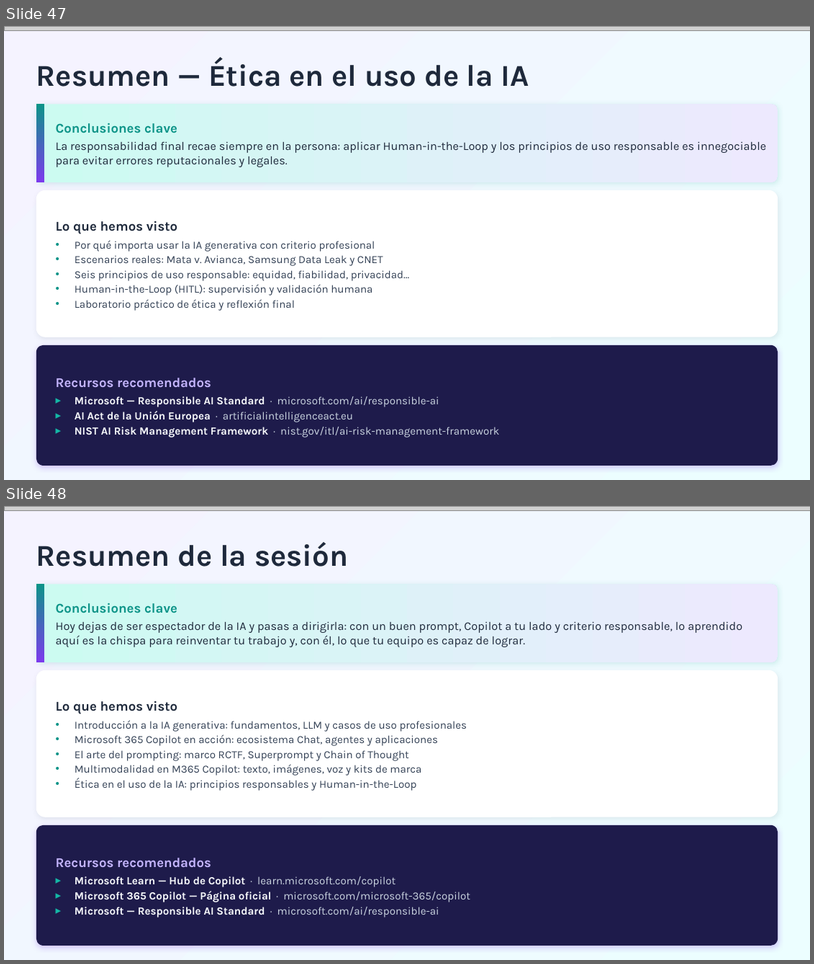
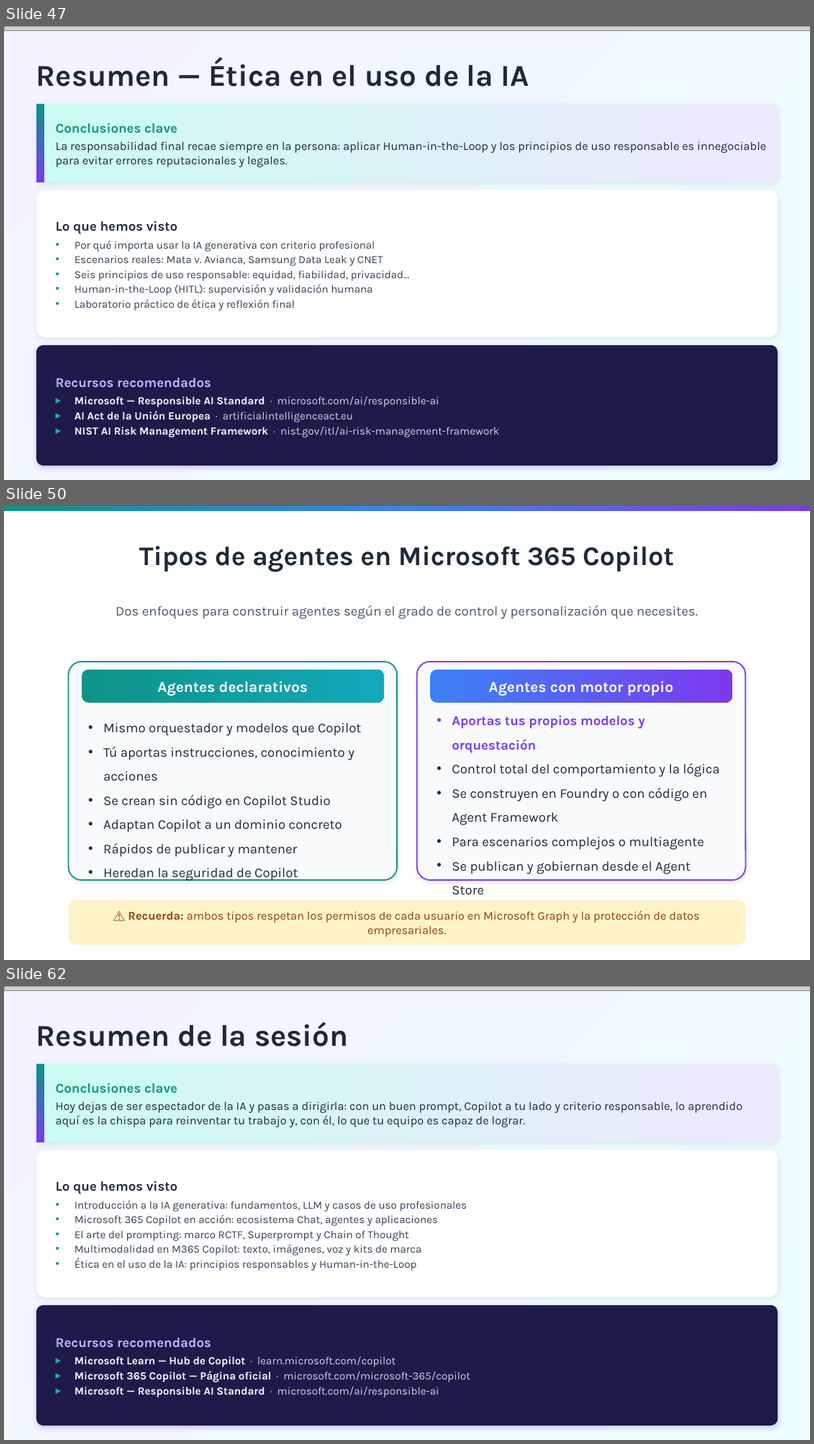
Before and after one commit to quizeth/Labs, a slide deck: IA y Copilot para business professionals/IA Generativa y Microsoft Copilot para profesionales.pptx. Shown one above the other, each under a label of ours: slides 47 and 48 before the commit, slides 47, 50 and 62 after it; the slides between them are not shown. The pictures are 814x964 and 814x1444 pixels, drawn with LibreOffice and Linux fonts; fonts in the diff are those of the drawing; grey boxes stand for pictures. Boxes give left, top, right and bottom in pixels: in the first picture for what was removed or moved away, otherwise in the second. Text is boxed around its words. In the diff, an @@ line names an element or a change of style, - is before the commit and + after.

```diff
--- a/IA y Copilot para business professionals/IA Generativa y Microsoft Copilot para profesionales.pptx
+++ b/IA y Copilot para business professionals/IA Generativa y Microsoft Copilot para profesionales.pptx
@@ slide 50 added at [4,506,810,960], background #FFFFFF @@
@@ rectangle added at [4,506,810,511], fill gradient #0D9488 to #3B82F6 to #7C3AED @@
@@ text added at [139,546,674,572], 32 pt, text #1E293B, bold @@
+Tipos de agentes en Microsoft 365 Copilot
@@ text added at [116,605,698,619], 16 pt, text #475569 @@
+Dos enfoques para construir agentes según el grado de control y personalización que necesites.
@@ rounded rectangle added at [69,662,398,880], fill #F8FAFC, outline #0D9488 1.5 pt @@
@@ rounded rectangle added at [82,669,384,703], fill gradient #0D9488 to #14A8BC, 18 pt, text #FFFFFF, bold @@
+Agentes declarativos
@@ rounded rectangle added at [417,662,746,880], fill #F8FAFC, outline #7C3AED 1.5 pt @@
@@ rounded rectangle added at [430,669,733,703], fill gradient #3B82F6 to #7C3AED, 18 pt, text #FFFFFF, bold @@
+Agentes con motor propio
@@ text added at [452,716,720,874], 16 pt, text #1E293B @@
+• Aportas tus propios modelos y orquestación
+• Control total del comportamiento y la lógica
+• Se construyen en Foundry o con código en Agent Framework
+• Para escenarios complejos o multiagente
+• Se publican y gobiernan desde el Agent Store
@@ text added at [103,723,361,880], 16 pt, text #1E293B @@
+• Mismo orquestador y modelos que Copilot
+• Tú aportas instrucciones, conocimiento y acciones
+• Se crean sin código en Copilot Studio
+• Adaptan Copilot a un dominio concreto
+• Rápidos de publicar y mantener
+• Heredan la seguridad de Copilot
@@ rounded rectangle added at [69,900,746,944], fill #FEF3C7, 14 pt, text #92400E @@
+⚠ Recuerda: ambos tipos respetan los permisos de cada usuario en Microsoft Graph y la protección de datos empresariales.
@@ what was slide 48 is now slide 62 @@
```
Also in this commit, not shown: 8 slides changed, 13 other slides added.
